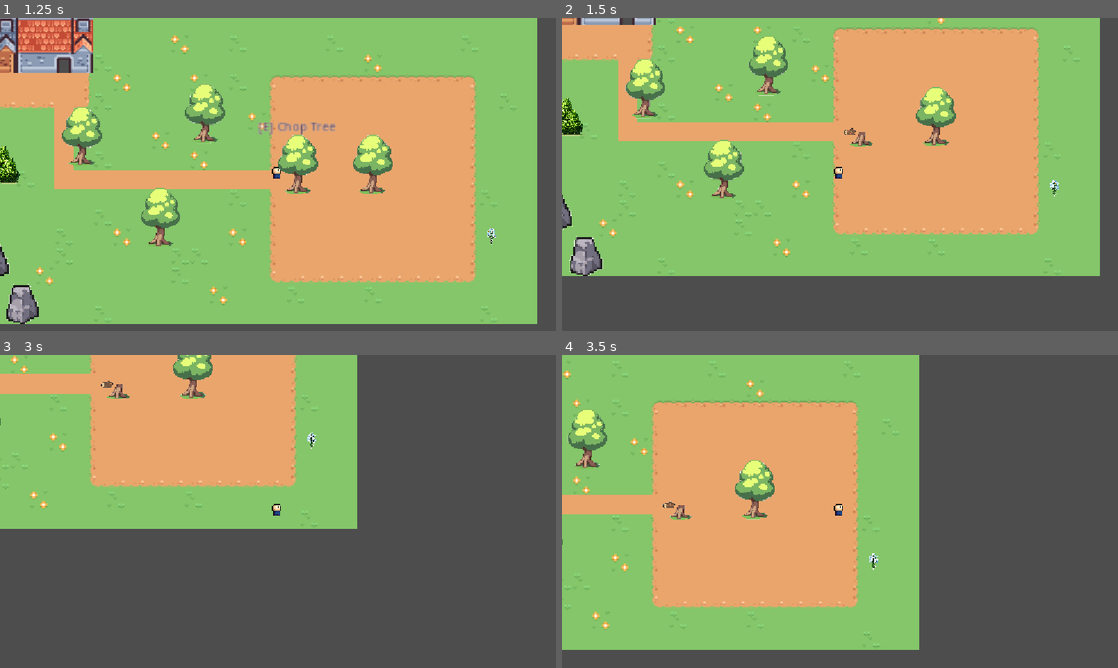
Above: before the commit, frames 1-4 (two rows, left to right).
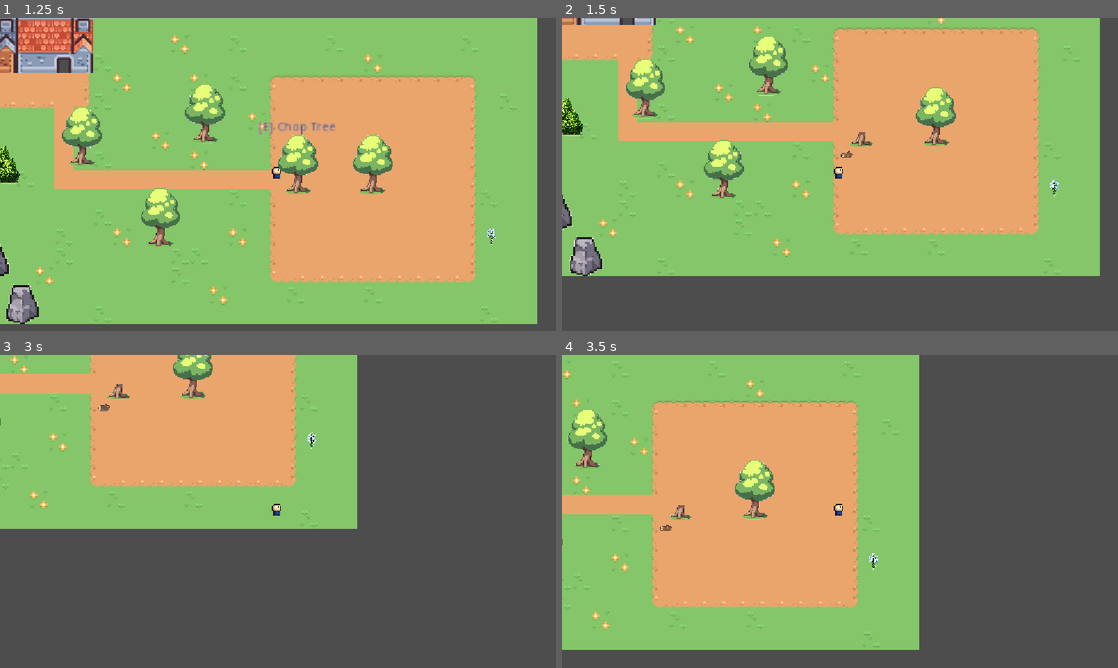
Above: after the commit, the same moments.

Repository: Katzmaniac90/ADAN
Game: Godot game, scene res://Scenes/World/World.tscn
Same seed, same stepped clock (60 frames per second), same inputs: the game is played once before the commit and once after it.
Inputs:
- Up to frame 1 (1.25 s): tap Enter at 0.5 s; hold Right (ui_right) from 0.53 s (still down); tap E (interact) at 0.6 s
- Up to frame 2 (1.5 s): tap Space at 1.25 s; release Right (ui_right) at 1.28 s; hold Down (ui_down) from 1.28 s (still down); tap E (interact) at 1.35 s
- Up to frame 3 (3 s): release Down (ui_down) at 2.03 s; hold Right (ui_right) 2.03-2.78 s; tap E (interact) at 2.1, 2.85 s; hold Up (ui_up) from 2.78 s (still down)
- Up to frame 4 (3.5 s): keep holding Up (ui_up)

Frame 1 is identical in both runs. In frame 2, less than 0.1% of the frame differs, in the area x 50-53%, y 35-45%; in frame 3, less than 0.1%, in the area x 17-21%, y 8-18%; in frame 4, less than 0.1%.

Commit message:
Update tree.gd

Diff:
--- a/Scenes/Trees/tree.gd
+++ b/Scenes/Trees/tree.gd
@@ -41,9 +41,9 @@
 
 	# Random drop location near tree
 	var offset = Vector2(
-		randf_range(-16, 16),
-		randf_range(8, 20)
-	)
+	randf_range(-20, 20),
+	randf_range(25, 45)
+)
 
 	log.global_position = global_position + offset
 	get_parent().add_child(log)
